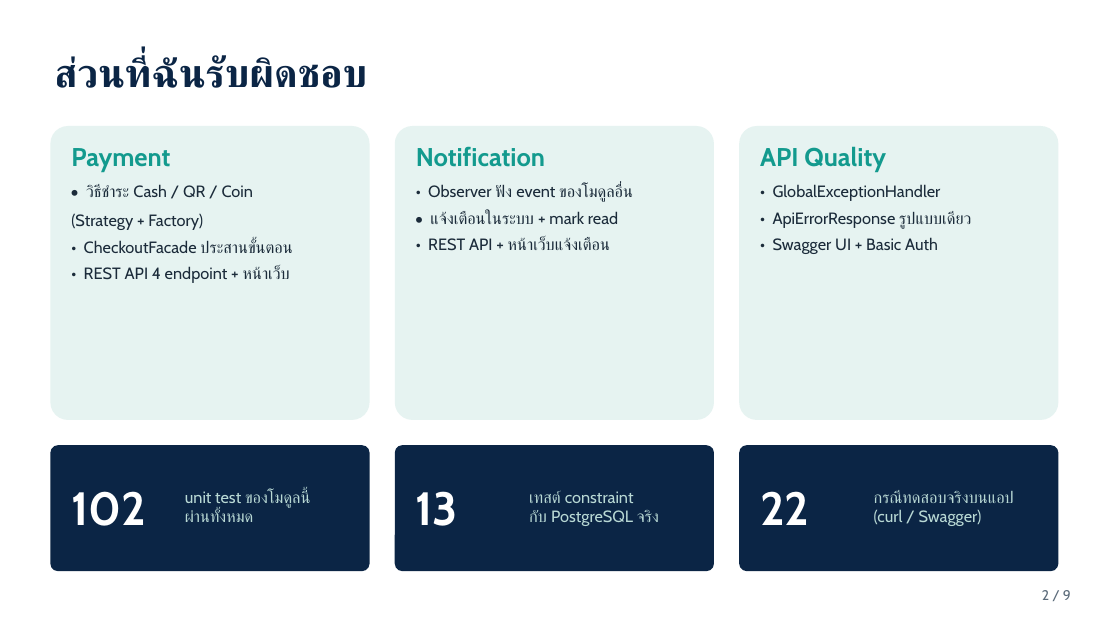
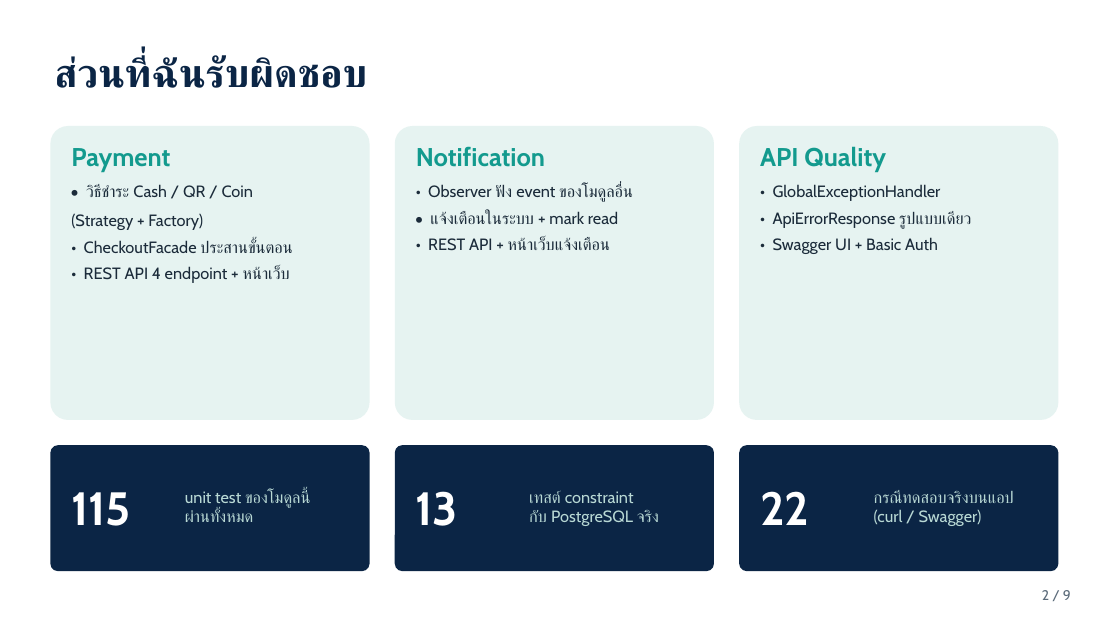
Before and after one commit to Oakiez/Laundry-Hub, a slide deck: slide 2 of doc/slide/shogun-payment-notification.pptx. Drawn at 1120x630 pixels with LibreOffice and Linux fonts; fonts in the diff are those of the drawing. Boxes give left, top, right and bottom in pixels: in the first picture for what was removed or moved away, otherwise in the second. Text is boxed around its words. In the diff, an @@ line names an element or a change of style, - is before the commit and + after.

```diff
--- a/doc/slide/shogun-payment-notification.pptx
+++ b/doc/slide/shogun-payment-notification.pptx
@@ text at [71,492,130,526]: text changed @@
-102
+115
```
Also in this commit, not shown: 2 other slides changed, 4 other files.
